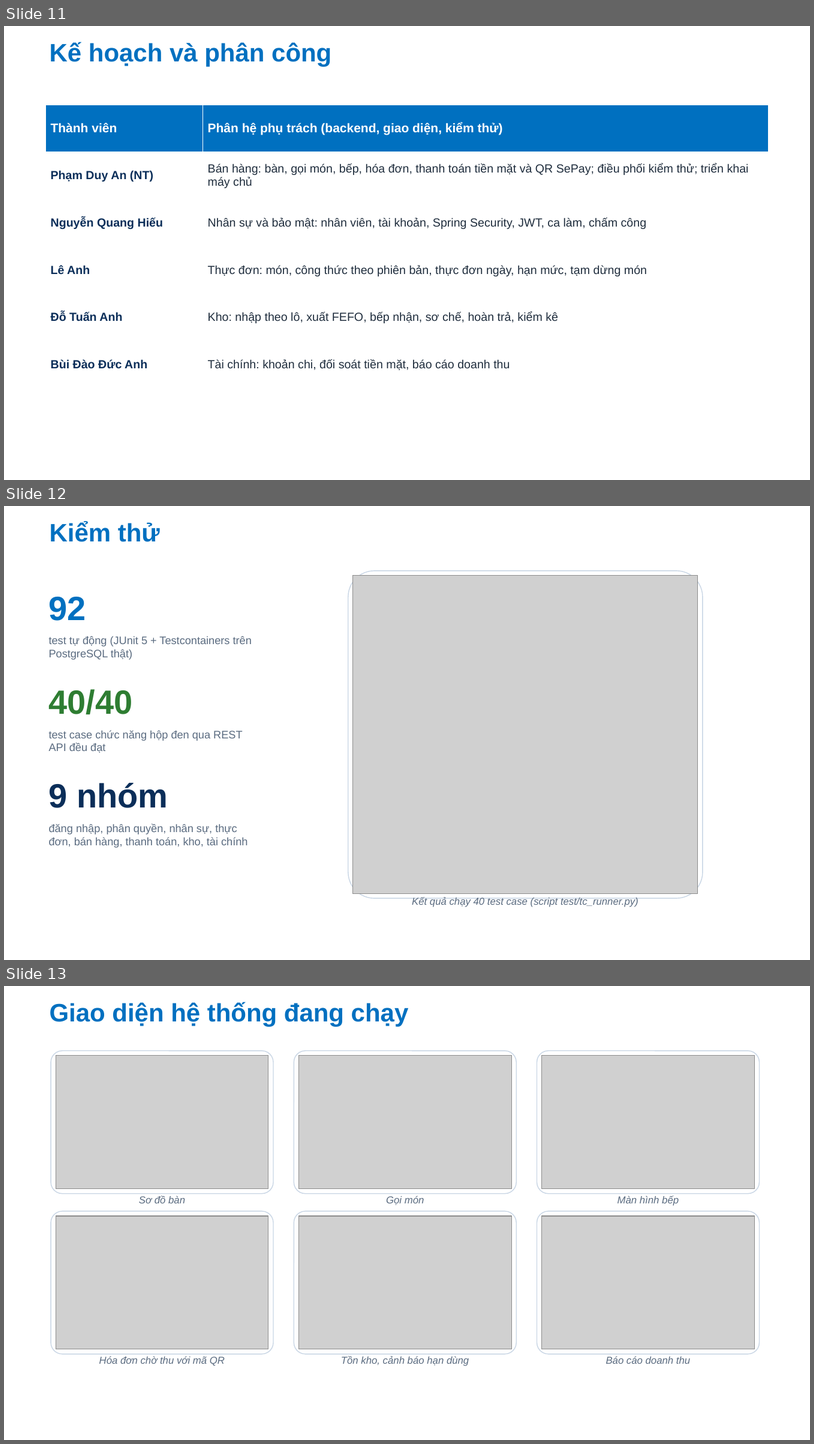
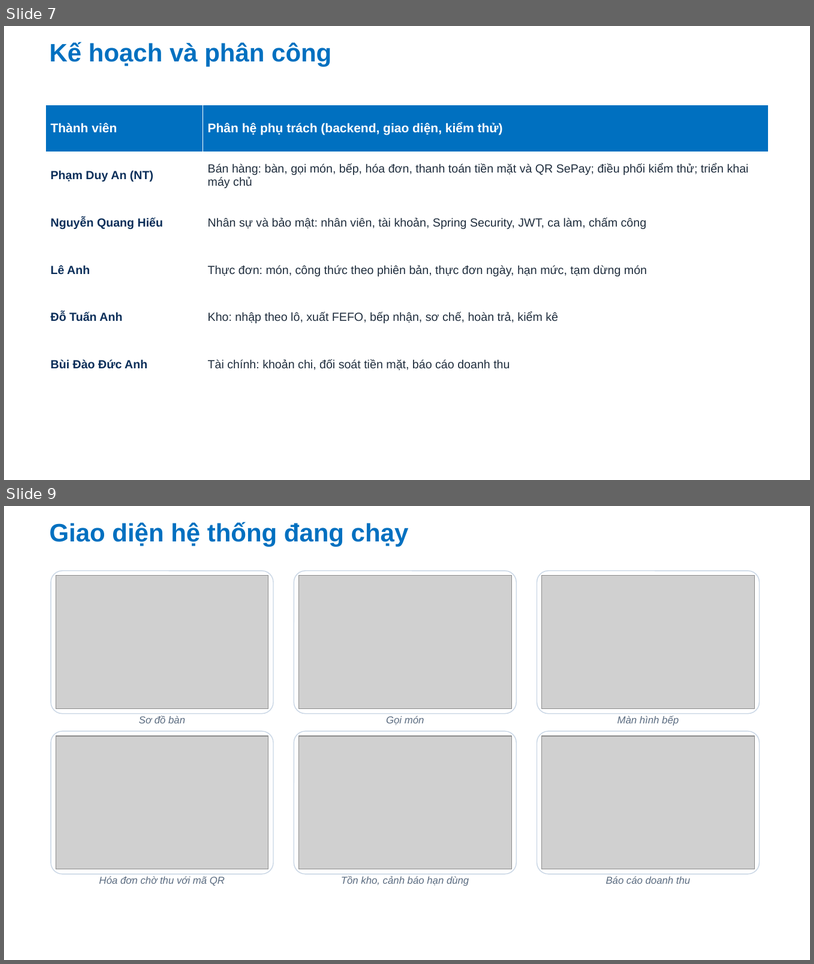
Before and after one commit to Anpham120/restaurant-management-system, a slide deck: docs/bao-cao-ltnc/Slide_LapTrinhNangCao_AtlasRestaurant.pptx. Shown one above the other, each under a label of ours: slides 11, 12 and 13 before the commit, slides 7 and 9 after it; the slides between them are not shown. The pictures are 814x1444 and 814x964 pixels, drawn with LibreOffice and Linux fonts; fonts in the diff are those of the drawing; grey boxes stand for pictures; background and template pictures are left out. Boxes give left, top, right and bottom in pixels: in the first picture for what was removed or moved away, otherwise in the second. Text is boxed around its words. In the diff, an @@ line names an element or a change of style, - is before the commit and + after.

```diff
--- a/docs/bao-cao-ltnc/Slide_LapTrinhNangCao_AtlasRestaurant.pptx
+++ b/docs/bao-cao-ltnc/Slide_LapTrinhNangCao_AtlasRestaurant.pptx
@@ slide 12 removed at (4, 506, 810, 960), background #FFFFFF @@
@@ title removed at (50, 522, 160, 542) @@
-Kiểm thử
@@ rounded rectangle removed at (348, 571, 703, 898) @@
@@ picture removed at (353, 576, 698, 893) @@
@@ text removed at (49, 597, 86, 621) @@
-92
@@ text removed at (49, 636, 252, 660) @@
-test tự động (JUnit 5 + Testcontainers trên PostgreSQL thật)
@@ text removed at (49, 689, 133, 714) @@
-40/40
@@ text removed at (49, 730, 242, 753) @@
-test case chức năng hộp đen qua REST API đều đạt
@@ text removed at (49, 783, 168, 808) @@
-9 nhóm
@@ text removed at (49, 823, 248, 847) @@
-đăng nhập, phân quyền, nhân sự, thực đơn, bán hàng, thanh toán, kho, tài chính
@@ text removed at (412, 897, 639, 907) @@
-Kết quả chạy 40 test case (script test/tc_runner.py)
@@ what was slide 11 is now slide 7 @@
@@ what was slide 13 is now slide 9 @@
```
Also in this commit, not shown: 2 slides added, 5 other slides removed, 1 other file.
